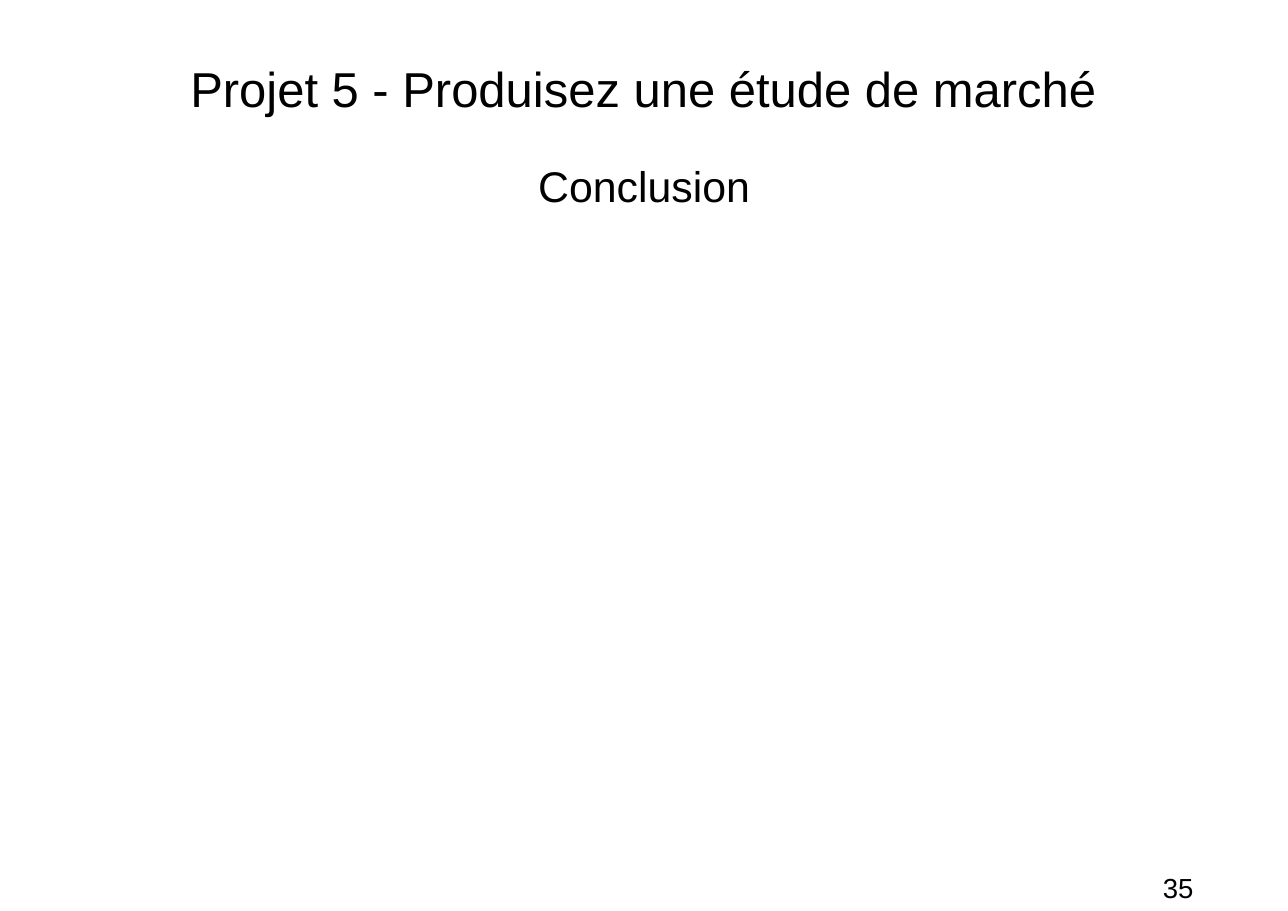
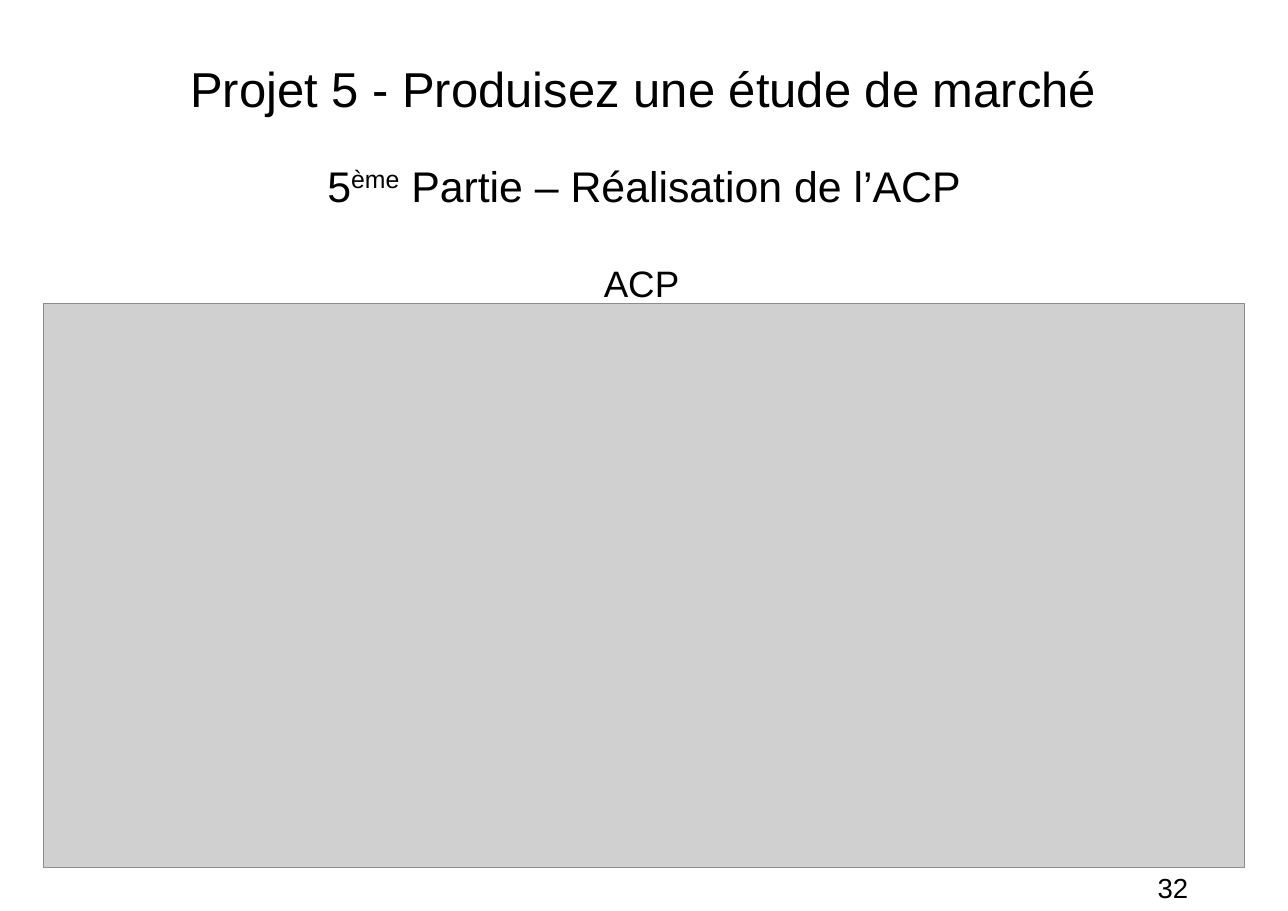
Before and after one commit to FranckDELRUE/FranckDELRUE-OCR-Project-5-DAn-Python, a slide deck: slide 32 of P5_04_Presentation.odp (slide 35 before the commit). Drawn at 1288x911 pixels with LibreOffice and Linux fonts; fonts in the diff are those of the drawing; grey boxes stand for pictures. Boxes give left, top, right and bottom in pixels: in the first picture for what was removed or moved away, otherwise in the second. Text is boxed around its words. In the diff, an @@ line names an element or a change of style, - is before the commit and + after.

```diff
--- a/P5_04_Presentation.odp
+++ b/P5_04_Presentation.odp
@@ subtitle at (x1=411, y1=170, x2=961, y2=203): text changed @@
-Conclusion
+5ème Partie – Réalisation de l’ACP
@@ text added at (x1=604, y1=271, x2=679, y2=304), 24 pt, text #000000 @@
+ACP
@@ picture added at (x1=43, y1=304, x2=1245, y2=868) @@
@@ page number at (x1=1158, y1=878, x2=1189, y2=899): text changed @@
-35
+32
```
Also in this commit, not shown: 9 other slides changed, 6 slides added, 4 slides removed, 30 other files.
